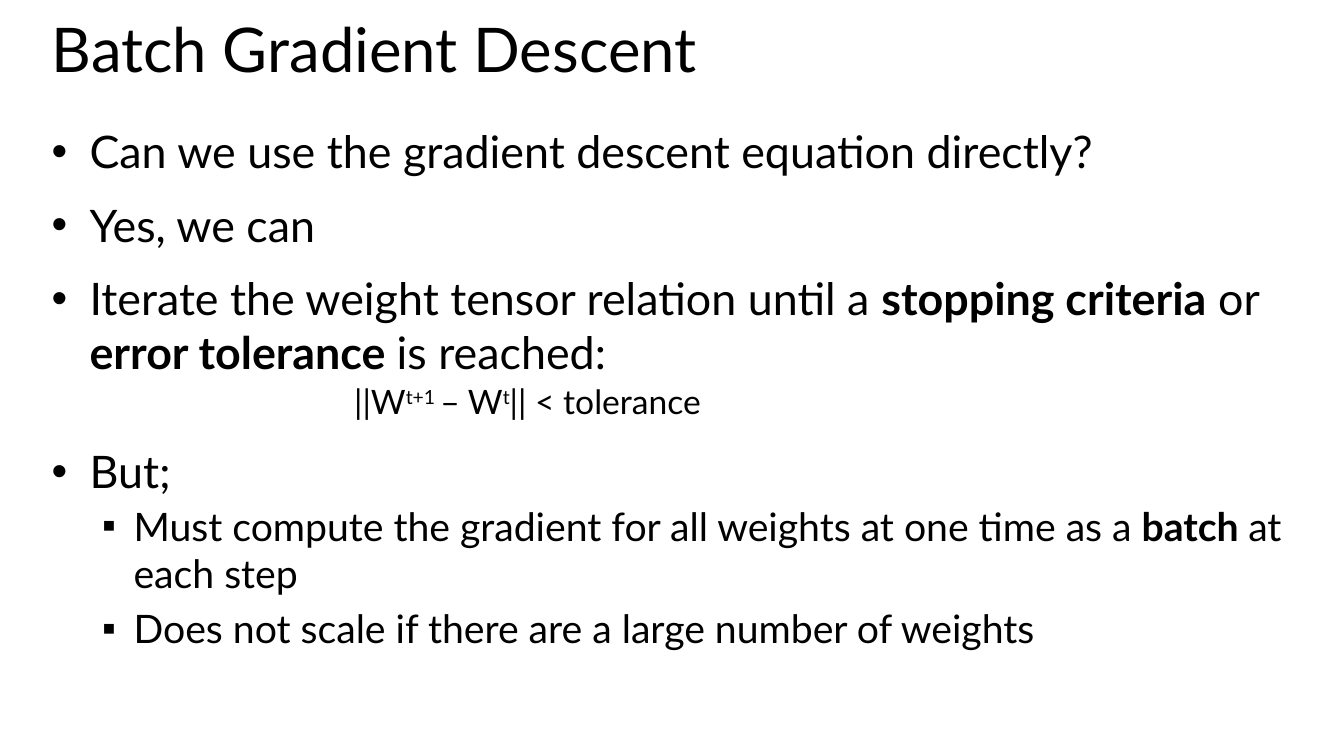
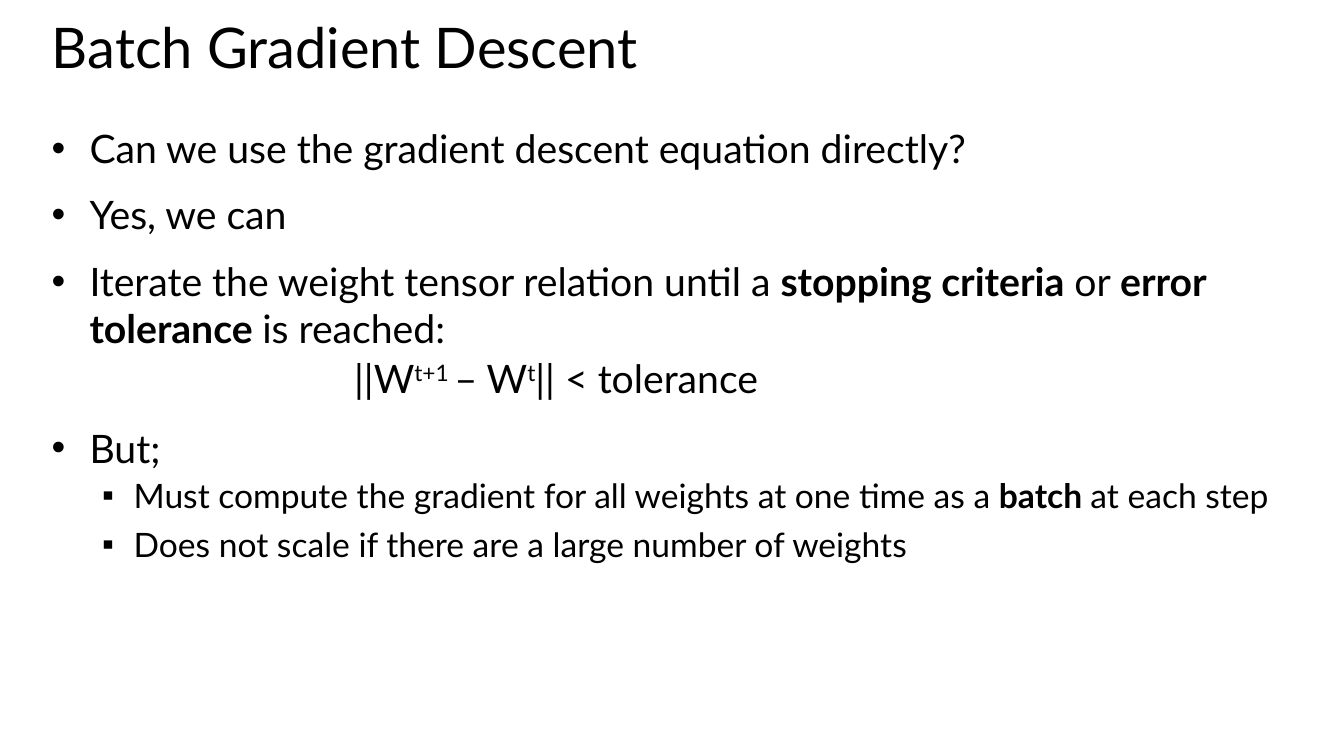
Before and after one commit to StephenElston/CSCI-E25, a slide deck: slide 30 of Slides/7_RegularizationAndOptimization.pptx. Drawn at 1344x756 pixels with LibreOffice and Linux fonts; fonts in the diff are those of the drawing. Boxes give left, top, right and bottom in pixels: in the first picture for what was removed or moved away, otherwise in the second. Text is boxed around its words. In the diff, an @@ line names an element or a change of style, - is before the commit and + after.

```diff
--- a/Slides/7_RegularizationAndOptimization.pptx
+++ b/Slides/7_RegularizationAndOptimization.pptx
@@ title "Batch Gradient Descent" at box(52, 26, 638, 69): size 44 to 40 pt @@
@@ text "Can we use the gradient ..." at box(90, 134, 1268, 563): size 32 to 28 pt in "Can we use the gradient descent equation ...", "Yes, we can", "Iterate the weight tensor relation until a ...", "But;"; size 24 to 28 pt in "||Wt+1 – Wt|| < tolerance"; size 28 to 24 pt in "Must compute the gradient for all weights ...", "Does not scale if there are a ..." @@
```
Also in this commit, not shown: 19 other slides changed, 1 slide added.
